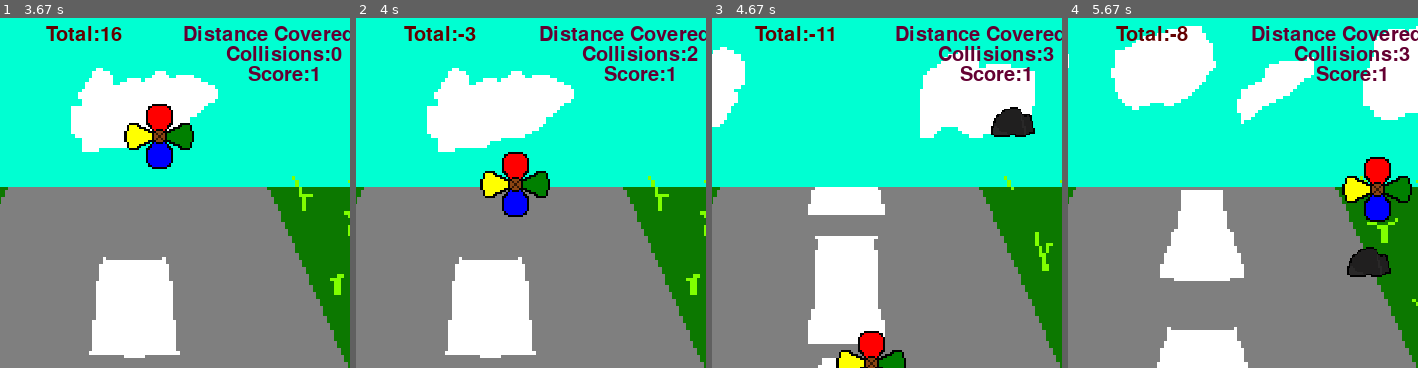
Above: before the commit, frames 1-4 (left to right).
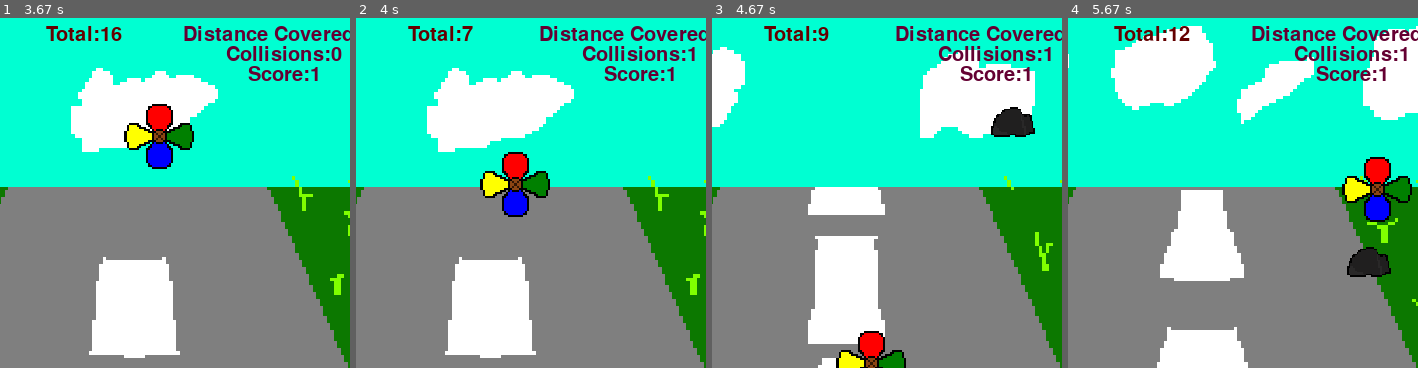
Above: after the commit, the same moments.

Repository: TusharAMD/Runn
Game: pygame game, started from main.py
Same seed, same stepped clock (60 frames per second), same inputs: the game is played once before the commit and once after it.
Inputs:
- Up to frame 1 (3.67 s): tap Space at 0.33 s; hold Right 0.67-1.13 s; hold Up 1.17-1.47 s; hold Right 1.5-1.97 s; hold Left 2-2.53 s; hold Left 2.57-2.97 s; hold Up 3-3.37 s; hold Right from 3.4 s (still down)
- Up to frame 2 (4 s): keep holding Right
- Up to frame 3 (4.67 s): release Right at 4.03 s; hold Left 4.07-4.53 s; hold Right from 4.57 s (still down)
- Up to frame 4 (5.67 s): release Right at 5.03 s; hold Up 5.07-5.37 s; hold Right from 5.4 s (still down)
The pictures show only the part of the screen within x 31-81%, y 0-50%; the shares and areas given below are measured in that part.

Frame 1 is identical in both runs. In frame 2, 0.7% of the frame differs, in the area x 13-98%, y 2-13%; in frame 3, 0.7%, in the area x 12-98%, y 2-13%; in frame 4, 0.6%.

Commit message:
collision and score inc by 1 when collision happens

Diff:
--- a/main.py
+++ b/main.py
@@ -1,3 +1,4 @@
+from itertools import filterfalse
 import pygame
 import os
 import random
@@ -30,6 +31,9 @@
     def __init__(self):
         self.main_menu = True
         self.flower_game_start = False
+
+        self.stone_collision = False
+        self.flower_collision = False
 
 class Menu:
 
@@ -246,16 +250,24 @@
                 obstacle.update()
                 if player.rect.colliderect(obstacle.rect):
                     #pygame.draw.rect(SCREEN,(255,0,0),player.rect,2)
-                    collisions+=1
+                    if state.stone_collision == False:
+                        collisions+=1
+                    state.stone_collision = True
                     continue
+                else:
+                    state.stone_collision = False
                     #print(collisions)
             for fl in gainers:
                 fl.draw(SCREEN)
                 fl.update()
                 if player.rect.colliderect(fl.rect):
                     #pygame.draw.rect(SCREEN,(0,255,0),player.rect,2)
-                    scoregain+=1
+                    if state.flower_collision == False:
+                        scoregain+=1
+                    state.flower_collision = True
                     continue
+                else:
+                    state.flower_collision = False
 
             player.draw(SCREEN)
             player.update(userInput)
